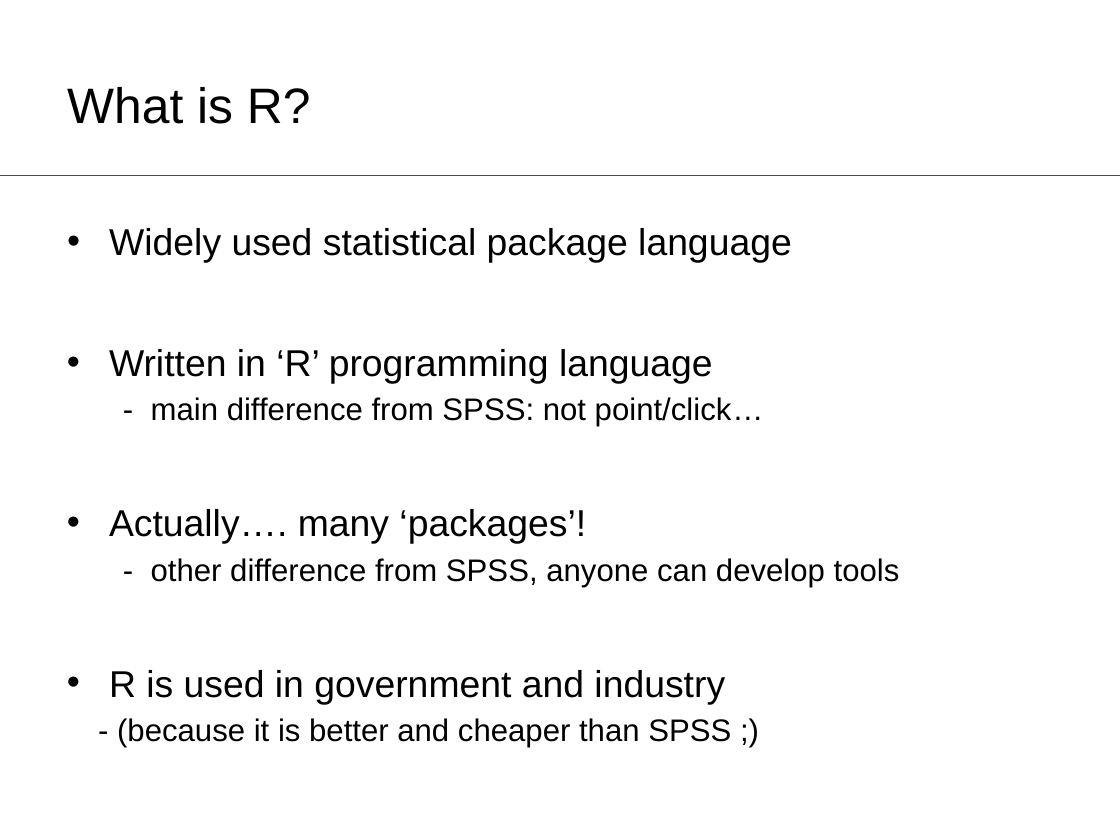
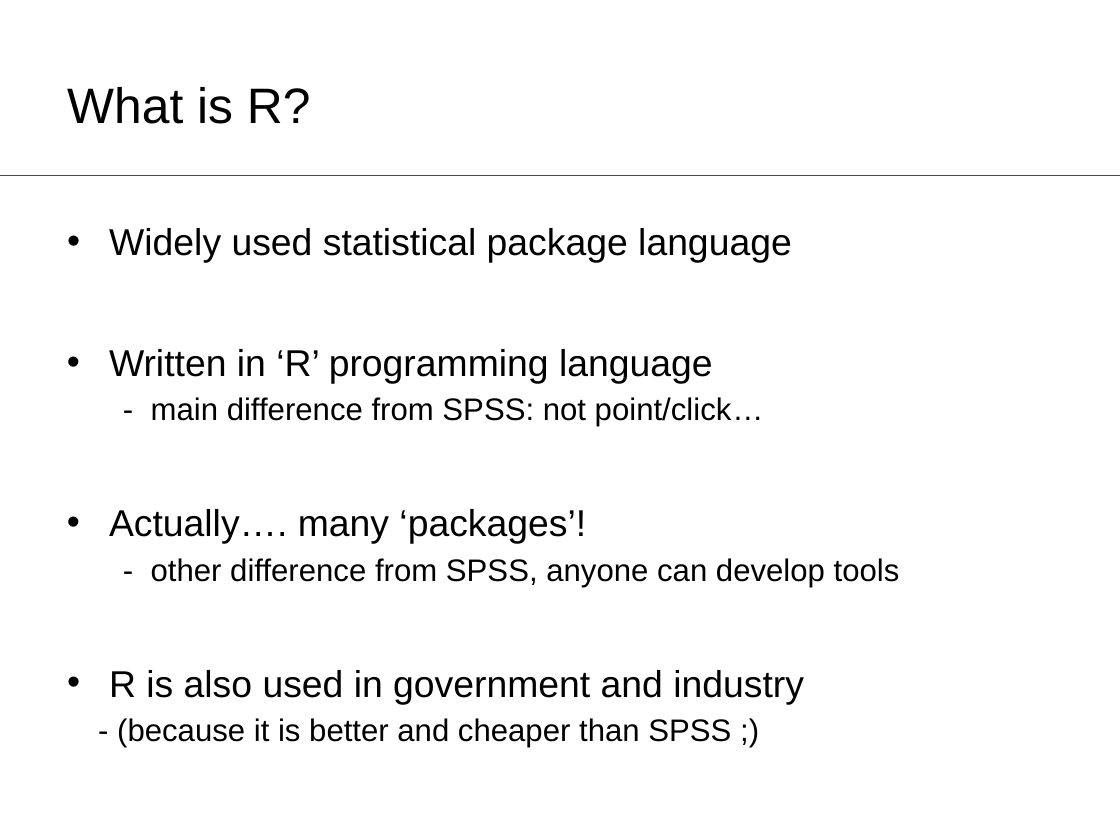
Before and after one commit to ClareSutherland/BasicR, a slide deck: slide 4 of R_workshop1_slides.pptx. Drawn at 1120x840 pixels with LibreOffice and Linux fonts; fonts in the diff are those of the drawing. Boxes give left, top, right and bottom in pixels: in the first picture for what was removed or moved away, otherwise in the second. Text is boxed around its words. In the diff, an @@ line names an element or a change of style, - is before the commit and + after.

```diff
--- a/R_workshop1_slides.pptx
+++ b/R_workshop1_slides.pptx
@@ text at (109, 670, 804, 704): text changed @@
-• R is used in government and industry
+• R is also used in government and industry
```
Also in this commit, not shown: 10 other slides changed, 4 slides added.
